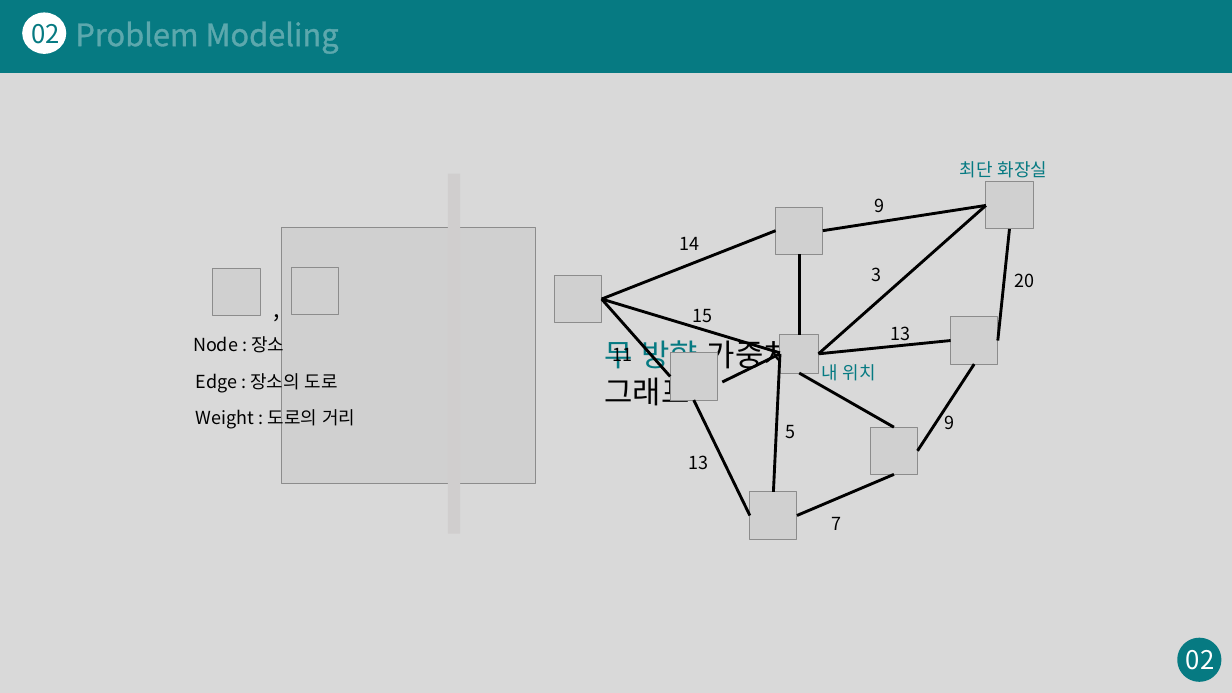
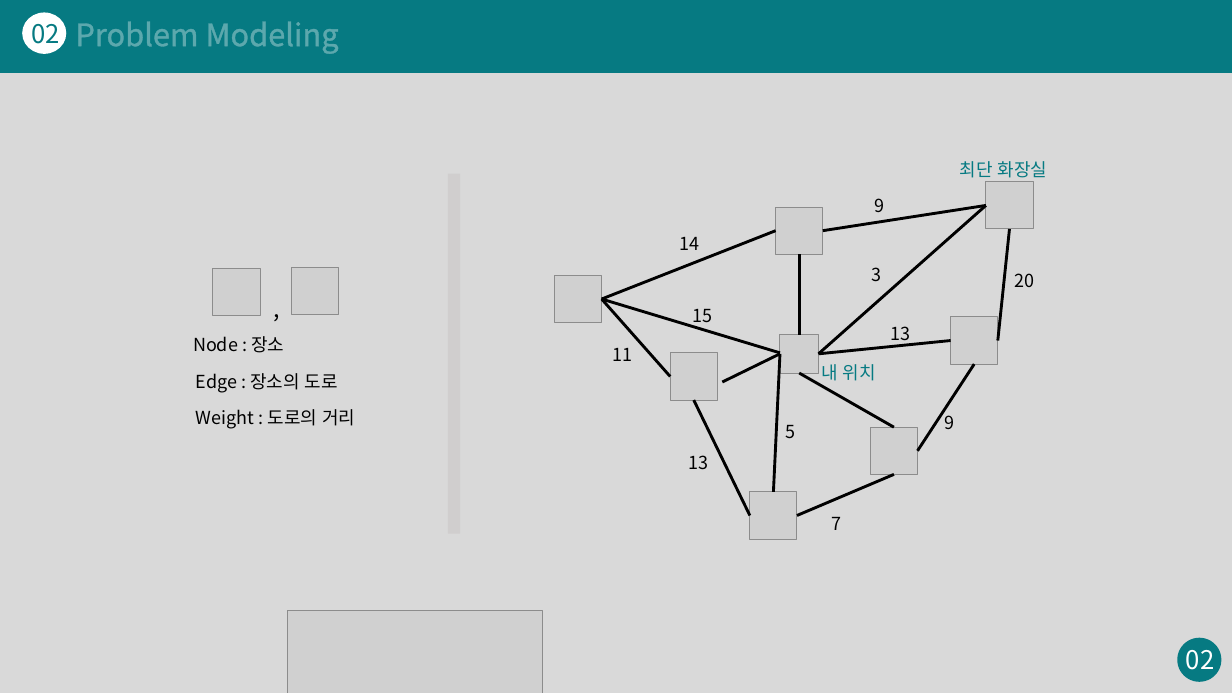
Before and after one commit to DokyeongKwon/DataStructureDesign-2018-2, a slide deck: slide 6 of 최단거리 화장실 검색_발표자료.pptx. Drawn at 1232x693 pixels with LibreOffice and Linux fonts; fonts in the diff are those of the drawing; grey boxes stand for pictures. Boxes give left, top, right and bottom in pixels: in the first picture for what was removed or moved away, otherwise in the second. Text is boxed around its words. In the diff, an @@ line names an element or a change of style, - is before the commit and + after.

```diff
--- a/최단거리 화장실 검색_발표자료.pptx
+++ b/최단거리 화장실 검색_발표자료.pptx
@@ text removed at box(605, 334, 792, 406) @@
-무 방향 가중치 그래프
@@ picture: place and size @@
-picture at box(282, 227, 537, 483)
+picture at box(287, 611, 543, 693)
```
Also in this commit, not shown: 5 other files.
